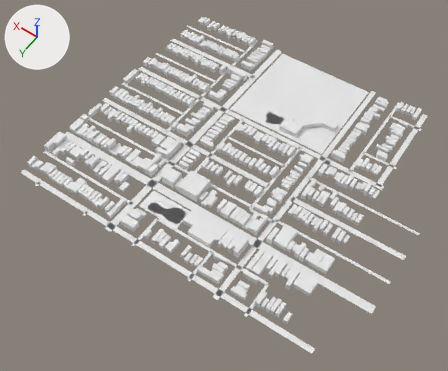
A saved change to the glTF model app/public/world/tiles/-9_-13.lod1.glb.
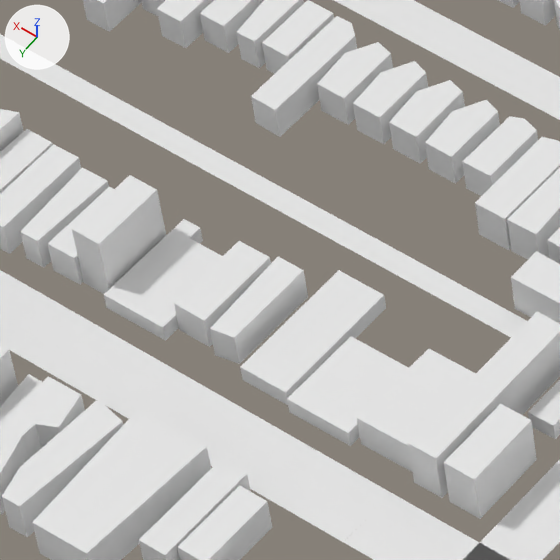
Each version appears first whole from a camera (50 mm lens) standing at (-4647.0, 6830.0, 788.0) and looking at (-4280.0, 6316.0, -20.0), and next in a close-up on the part from 22% to 36% of the width and 32% to 49% of the height. Lighting does not change. The marker at upper left points along +X, +Y and +Z. The first two pictures are the older version. Where no turn or scale is listed for an object, it has been applied to the vertices. Vertices at exactly the same position are counted once.

In view in the first close-up: 'buildings', 'ground'.
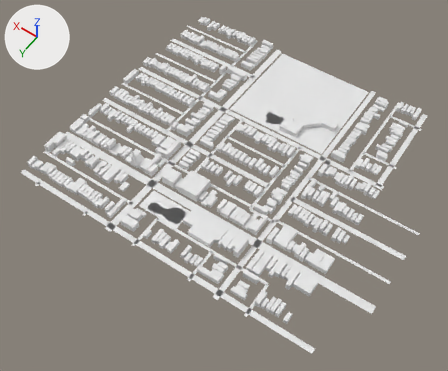
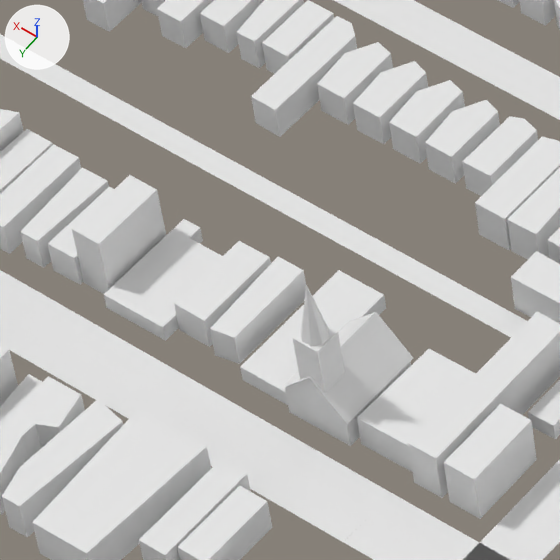
Where the newer file only moved an object's origin or applied its transform, the numbers keep the older frame.

Boxes [x1, y1, x2, y2] around the edits, measured in the close-ups (560 x 560 px):
part 1 of me_buildings, added: after [293, 326, 345, 393]
part 2 of me_buildings, built on: before [287, 336, 408, 446]; after [282, 285, 413, 446]

The change, as a list of edits to the scene's bpy script:
```text
Change me_buildings:
    used by ob_buildings; location = (-4249.6, 6237.6, 7.6)
    remove me_buildings.from_pydata(...)  # 3550 vertices, 4487 faces; spans x -254.0..254.0, y -245.0..245.0, z -8.0..8.0
    add me_buildings.from_pydata(...)  # 3577 vertices, 4511 faces; spans x -254.0..254.0, y -245.0..245.0, z -8.0..30.0
    me_buildings part 1: the loose piece of 8 vertices spanning x 97.0..112.0, y 126.0..145.0, z -8.0..-4.0 is copied, and the copy is scaled about its middle by (-0.402, -0.314, 6.31), then moved by (0.0, 6.0, 10.0); it spans x 102.0..108.0, y 139.0..145.0, z -8.0..16.0
    me_buildings part 2
    2 vertices are removed from x 97.0..112.0, y 145.0, z -4.0
    7 faces are deleted
    2 vertices move from x 98.0..112.0, y 126.0, z -4.0 to x 98.0..112.0, y 126.0, z -1.0
    21 vertices are added at x 97.0..113.0, y 125.0..145.0, z -1.0..30.0
    21 new faces join them
```
